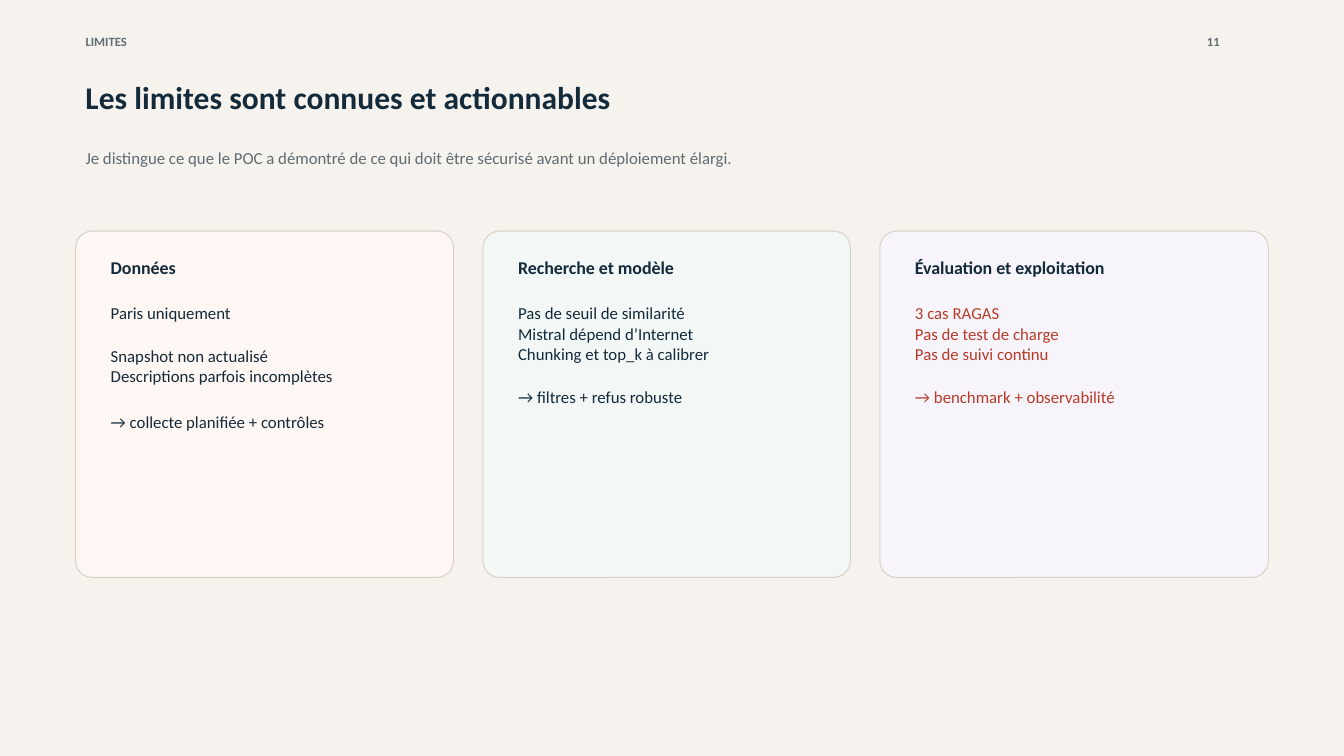
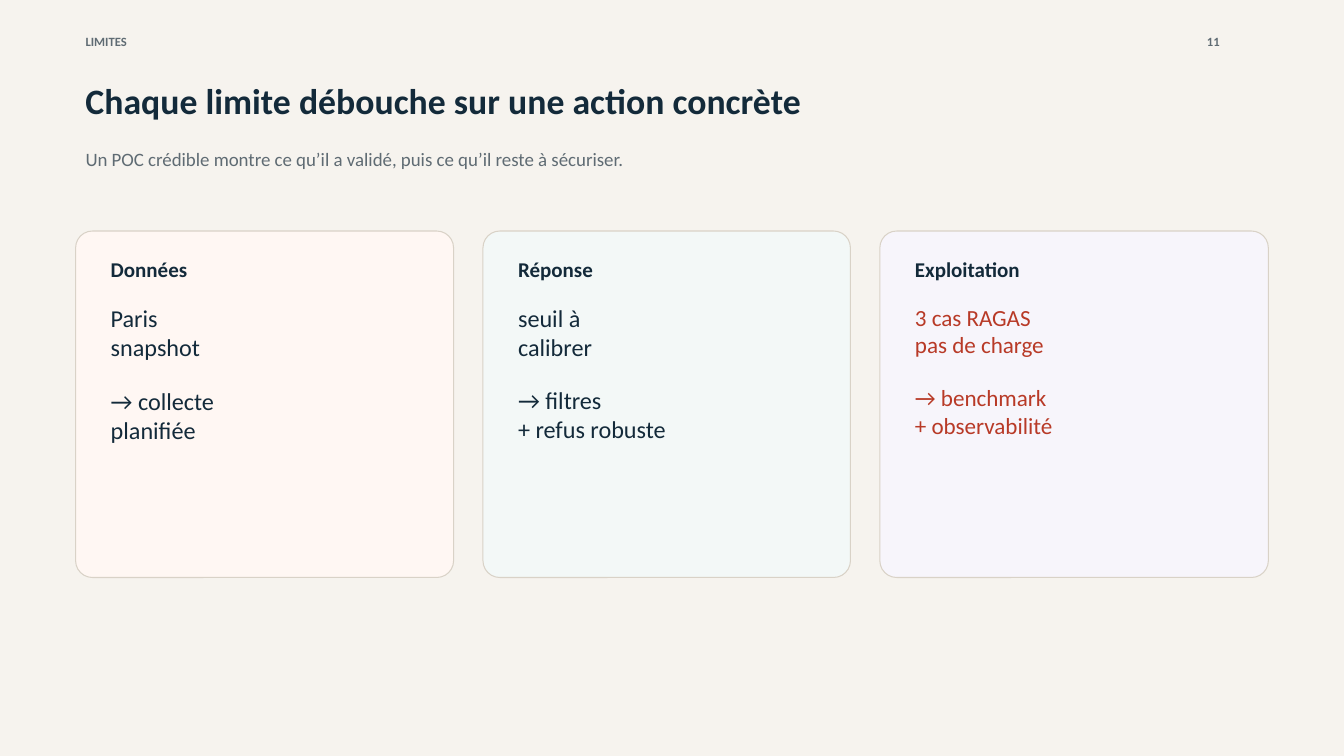
Before and after one commit to hgbe-GH/Projet7, a slide deck: slide 11 of outputs/openagenda-rag-soutenance.pptx. Drawn at 1344x756 pixels with LibreOffice and Linux fonts; fonts in the diff are those of the drawing. Boxes give left, top, right and bottom in pixels: in the first picture for what was removed or moved away, otherwise in the second. Text is boxed around its words. In the diff, an @@ line names an element or a change of style, - is before the commit and + after.

```diff
--- a/outputs/openagenda-rag-soutenance.pptx
+++ b/outputs/openagenda-rag-soutenance.pptx
@@ text at bbox=[85, 89, 801, 120]: text changed; size 22.5 to 25.5 pt @@
-Les limites sont connues et actionnables
+Chaque limite débouche sur une action concrète
@@ text at bbox=[86, 153, 623, 169]: text changed; size 12 to 13.5 pt @@
-Je distingue ce que le POC a démontré de ce qui doit être sécurisé avant un déploiement élargi.
+Un POC crédible montre ce qu’il a validé, puis ce qu’il reste à sécuriser.
@@ text "Données" at bbox=[111, 262, 187, 277]: size 12.8 to 15 pt @@
@@ text at bbox=[518, 262, 593, 281]: text changed; size 12.8 to 15 pt @@
-Recherche et modèle
+Réponse
@@ text at bbox=[915, 262, 1020, 281]: text changed; size 12.8 to 15 pt @@
-Évaluation et exploitation
+Exploitation
@@ text at bbox=[111, 310, 214, 443]: text changed; size 12 to 17.2 pt @@
-Paris uniquement
-Snapshot non actualisé
-Descriptions parfois incomplètes
-→ collecte planifiée + contrôles
+Paris
+snapshot
+→ collecte
+planifiée
@@ text at bbox=[518, 310, 665, 438]: text changed; size 12 to 17.2 pt @@
-Pas de seuil de similarité
-Mistral dépend d’Internet
-Chunking et top_k à calibrer
-→ filtres + refus robuste
+seuil à
+calibrer
+→ filtres
++ refus robuste
@@ text at bbox=[915, 311, 1031, 326]: size 12 to 16.5 pt in "3 cas RAGAS" @@
@@ text at bbox=[915, 337, 1053, 434]: text changed; size 12 to 16.5 pt @@
-Pas de test de charge
-Pas de suivi continu
-→ benchmark + observabilité
+pas de charge
+→ benchmark
++ observabilité
```
Also in this commit, not shown: 11 other slides changed, 1 other file.
